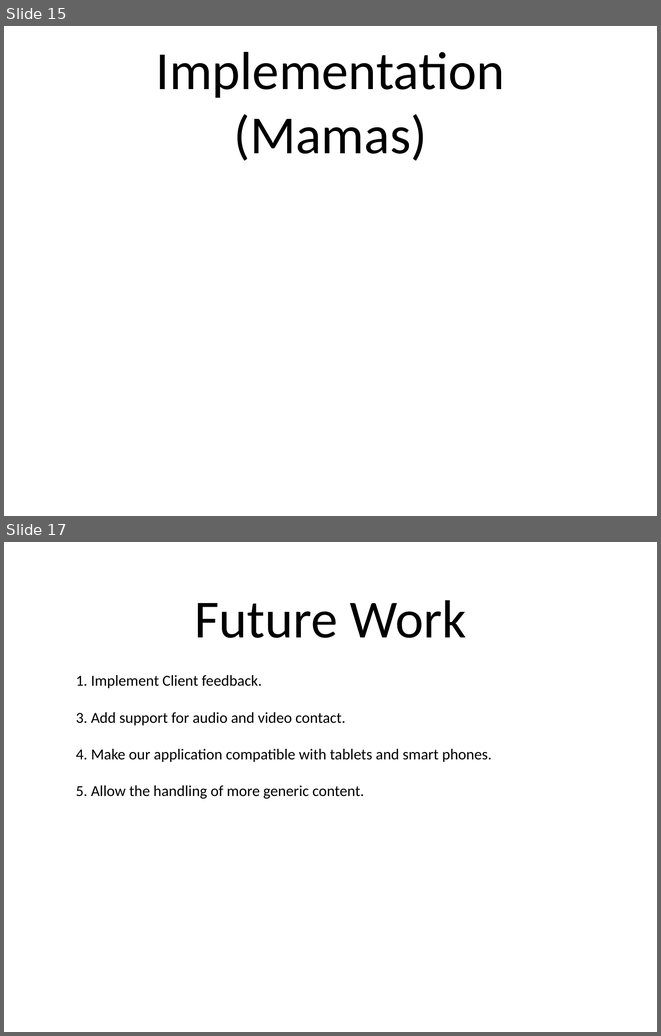
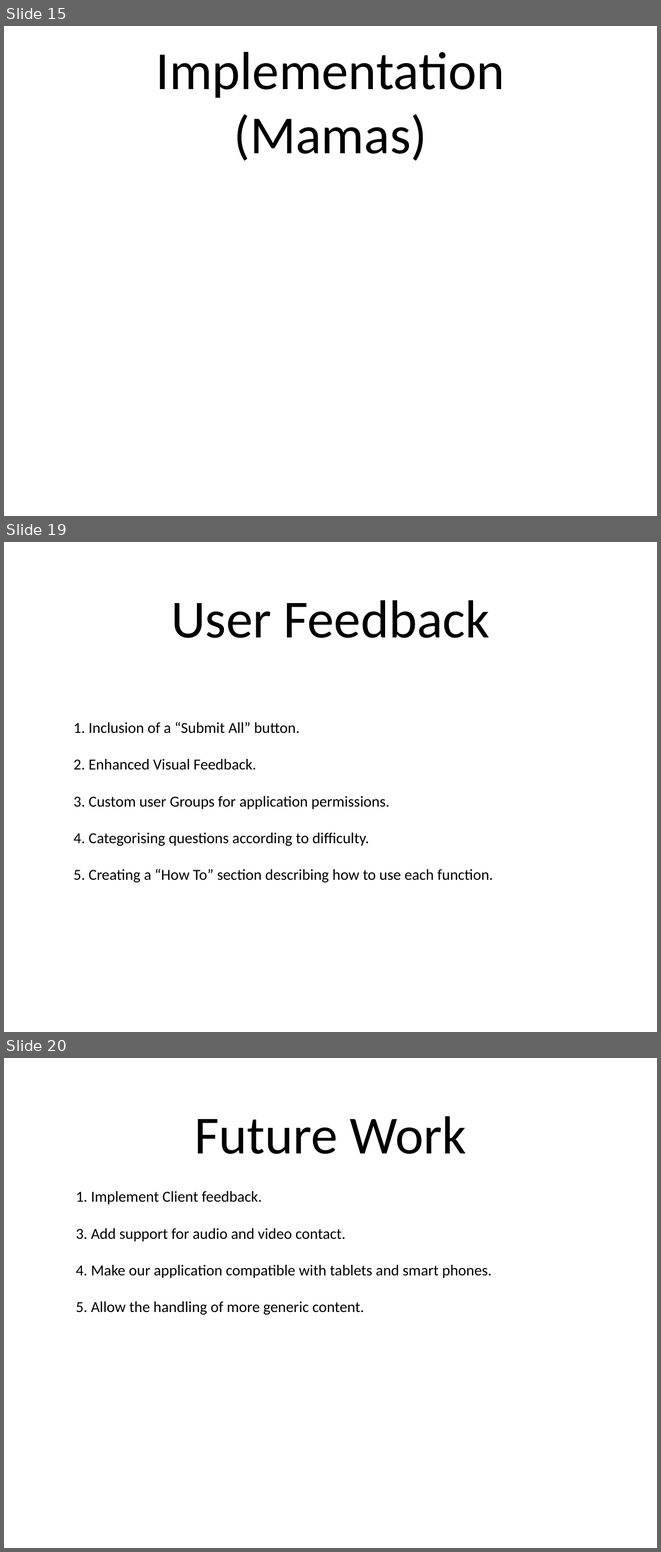
Before and after one commit to Stringsy/team-project, a slide deck: Documentation/Team V Project Presentation.ppt. Shown one above the other, each under a label of ours: slides 15 and 17 before the commit, slides 15, 19 and 20 after it; the slides between them are not shown. The pictures are 661x1036 and 661x1552 pixels, drawn with LibreOffice and Linux fonts; fonts in the diff are those of the drawing. Boxes give left, top, right and bottom in pixels: in the first picture for what was removed or moved away, otherwise in the second. Text is boxed around its words. In the diff, an @@ line names an element or a change of style, - is before the commit and + after.

```diff
--- a/Documentation/Team V Project Presentation.ppt
+++ b/Documentation/Team V Project Presentation.ppt
@@ slide 19 added at box(4, 542, 657, 1032), background #FFFFFF @@
@@ title added at box(171, 600, 489, 638), 84 pt, text #000000 @@
+User Feedback
@@ text added at box(73, 722, 493, 882), 24 pt, text #000000 @@
+1. Inclusion of a “Submit All” button.
+2. Enhanced Visual Feedback.
+3. Custom user Groups for application permissions.
+4. Categorising questions according to difficulty.
+5. Creating a “How To” section describing how to use each function.
@@ what was slide 17 is now slide 20 @@
```
Also in this commit, not shown: 1 slide changed, 2 other slides added.
